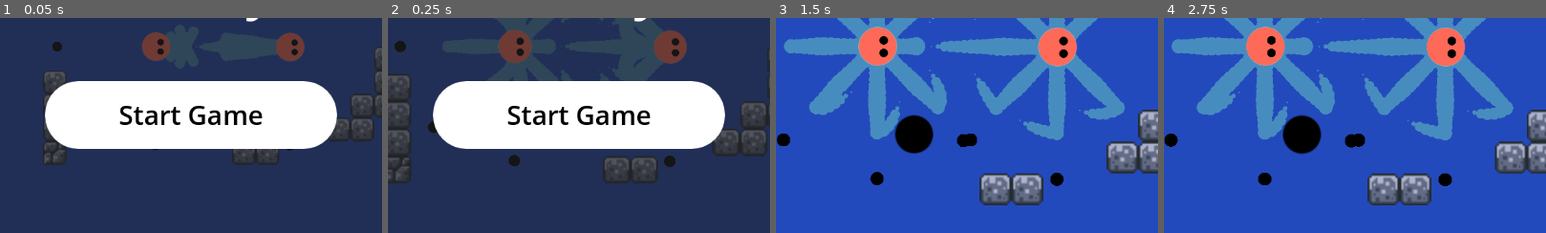
Above: before the commit, frames 1-4 (left to right).
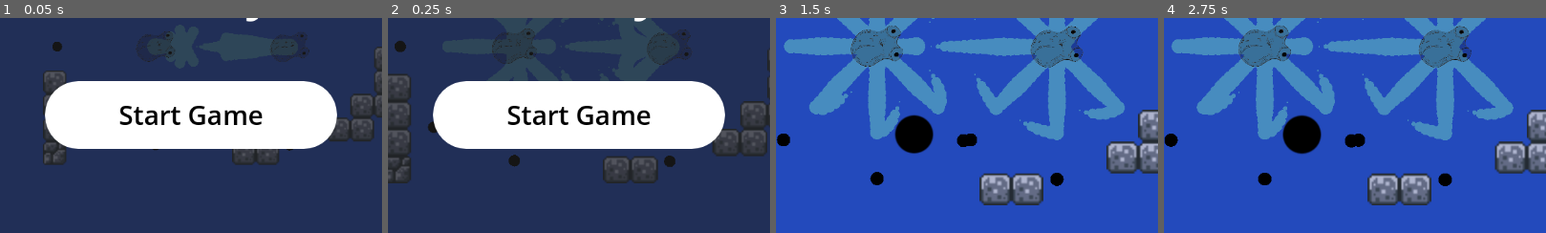
Above: after the commit, the same moments.

Repository: kam-zhan-yue/cissa-gmc-jam
Game: Godot game, scene res://scenes/main.tscn
Two runs of this game, one before a commit and one after it. Both use one fixed random seed, a clock stepped at 60 frames per second and the inputs below.
Inputs (mouse positions are % of the whole screen's width and height, from its top left):
- Up to frame 1 (0.05 s): no input
- Up to frame 2 (0.25 s): no input
- Up to frame 3 (1.5 s): click "Start Game" at 0.5 s; move the mouse to (72, 45) at 1.27 s
- Up to frame 4 (2.75 s): tap Enter at 2 s; move the mouse to (30, 55) at 2.02 s
The pictures show only the part of the screen within x 25-75%, y 43-93%; the shares and areas given below are measured in that part.

The runs differ from the first frame. In frame 1, 1.7% of the frame differs, in the area x 35-81%, y 6-21%; in frame 2, 2.3%; in frame 3, 4.1%; in frame 4, 4.1%, in the area x 19-81%, y 3-24%.

Commit message:
feat: add octopus head

Diff:
--- a/scenes/octopus.tscn
+++ b/scenes/octopus.tscn
@@ -6,25 +6,7 @@
 [ext_resource type="Script" uid="uid://2u61la2wa3b6" path="res://scripts/entities/arms.gd" id="2_qo5xf"]
 [ext_resource type="Script" path="res://scripts/ui/timer_popup.gd" id="4_ionst"]
 [ext_resource type="Script" uid="uid://c1sjojls8aoq6" path="res://scripts/entities/body.gd" id="5_qo5xf"]
-
-[sub_resource type="Gradient" id="Gradient_ionst"]
-offsets = PackedFloat32Array(0, 0.00324675, 0.642857, 0.649351)
-colors = PackedColorArray(0, 0, 0, 1, 1, 0.411947, 0.343304, 1, 1, 0.411765, 0.345098, 1, 1, 1, 1, 0)
-
-[sub_resource type="GradientTexture2D" id="GradientTexture2D_8jto7"]
-gradient = SubResource("Gradient_ionst")
-fill = 1
-fill_from = Vector2(0.5, 0.5)
-fill_to = Vector2(0, 0)
-
-[sub_resource type="Gradient" id="Gradient_8jto7"]
-offsets = PackedFloat32Array(0, 0.691558, 0.75)
-colors = PackedColorArray(0, 0, 0, 1, 0, 0, 0, 1, 0, 0, 0, 0)
-
-[sub_resource type="GradientTexture2D" id="GradientTexture2D_qo5xf"]
-gradient = SubResource("Gradient_8jto7")
-fill = 1
-fill_from = Vector2(0.5, 0.5)
+[ext_resource type="Texture2D" uid="uid://dbgptxvxx1tbn" path="res://art/octopushead20.png" id="6_rn5nq"]
 
 [sub_resource type="CircleShape2D" id="CircleShape2D_fhwgg"]
 radius = 25.0799
@@ -57,19 +39,12 @@
 [node name="Body" type="Node2D" parent="."]
 script = ExtResource("5_qo5xf")
 
-[node name="Sprite2D" type="Sprite2D" parent="Body"]
+[node name="Head" type="Node2D" parent="Body"]
+scale = Vector2(0.2, 0.2)
+
+[node name="Head" type="Sprite2D" parent="Body/Head"]
 position = Vector2(0, -1)
-texture = SubResource("GradientTexture2D_8jto7")
-
-[node name="Eye1" type="Sprite2D" parent="Body"]
-position = Vector2(-9, -10)
-scale = Vector2(0.2, 0.2)
-texture = SubResource("GradientTexture2D_qo5xf")
-
-[node name="Eye2" type="Sprite2D" parent="Body"]
-position = Vector2(10, -10)
-scale = Vector2(0.2, 0.2)
-texture = SubResource("GradientTexture2D_qo5xf")
+texture = ExtResource("6_rn5nq")
 
 [node name="CollisionShape2D" type="CollisionShape2D" parent="."]
 shape = SubResource("CircleShape2D_fhwgg")
--- a/scripts/entities/body.gd
+++ b/scripts/entities/body.gd
@@ -6,4 +6,4 @@
 
 func _process(delta: float) -> void:
 	var target_direction := octopus.get_direction()
-	rotation = atan2(target_direction.y, target_direction.x) + PI * 0.5
+	rotation = atan2(target_direction.y, target_direction.x) - PI * 0.5
--- a/scripts/entities/primary_arm.gd
+++ b/scripts/entities/primary_arm.gd
@@ -67,6 +67,7 @@
 		self.target_position = self.target_position.normalized() * Arm.MAX_REACH
 
 func _process_movement(delta: float) -> void:
+
 	var previous := self.aim
 	self.aim = self.aim.move_toward(self.target_position, delta * ARM_SPEED)
 	self.arm_velocity = self.aim - previous
Binary file added: art/eye.png
Not shown, added: art/eye.png.import
Binary file added: art/octopushead0.png
Not shown, added: art/octopushead0.png.import
Binary file added: art/octopushead20.png
Not shown, added: art/octopushead20.png.import
Binary file added: art/octopushead40.png
Not shown, added: art/octopushead40.png.import
Binary file added: art/octopushead60.png
Not shown, added: art/octopushead60.png.import
Not shown: 1 places in scenes/octopus.tscn that only renumber resources
Not shown, changed: .gitignore
